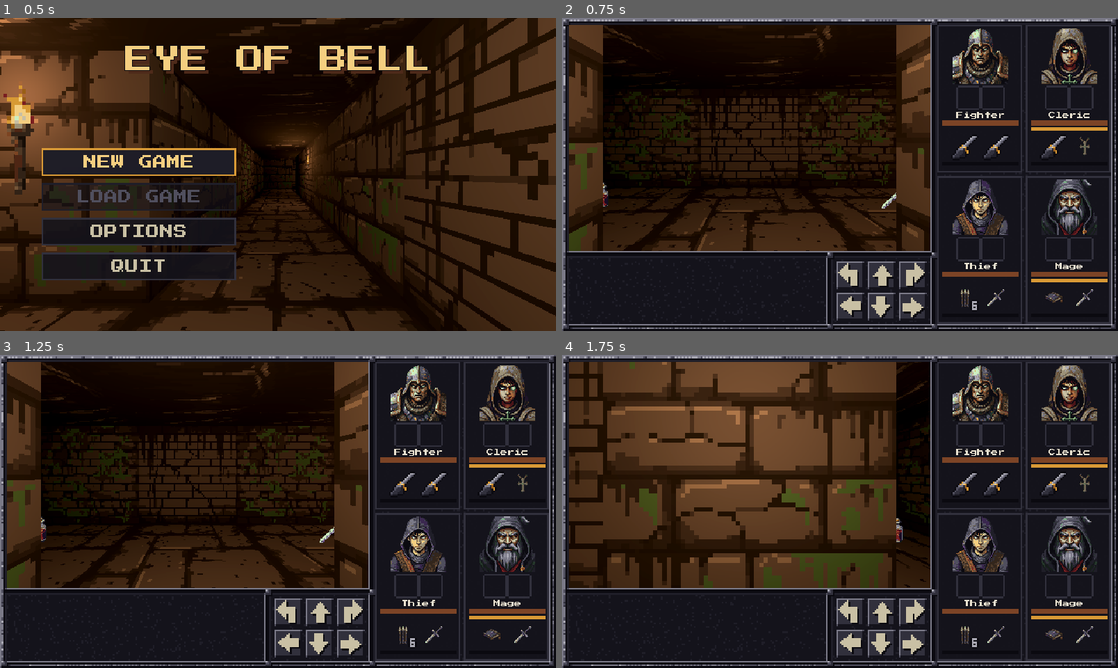
Above: before the commit, frames 1-4 (two rows, left to right).
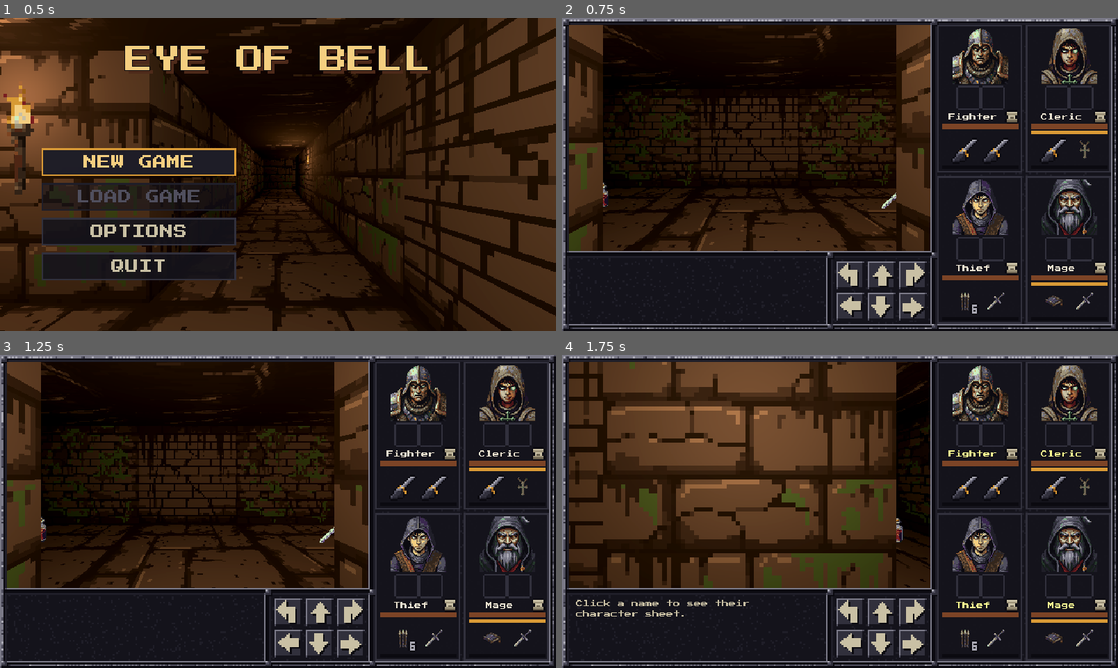
Above: after the commit, the same moments.

Repository: XrNrX/eye-of-bell
Game: Godot game, scene res://scenes/main_menu.tscn
The game is run twice, just before and just after one commit, with the same random seed, the same clock (stepped at 60 frames per second) and the same inputs. Sound files missing from this copy of the repository are replaced by a short silence.
Inputs (mouse positions are in pixels of both pictures, inside the frame that each line leads up to):
- Up to frame 1 (0.5 s): no input
- Up to frame 2 (0.75 s): click "NEW GAME" at 0.5 s
- Up to frame 3 (1.25 s): no input
- Up to frame 4 (1.75 s): click (851, 611) at 1.27 s

Frame 1 is identical in both runs. In frame 2, 2.9% of the frame differs, in the area x 68-99%, y 30-95%; in frame 3, 2.9%; in frame 4, 3.3%, in the area x 2-99%, y 30-95%.

Commit message:
Make the character sheet discoverable: name hover, scroll icon, C and Shift+1-4, first-time hint, Show hints option, consistent hover on the party panel
Co-Authored-By: Claude Sonnet 5.5 <noreply@anthropic.com>

Diff:
--- a/scripts/inventory_screen.gd
+++ b/scripts/inventory_screen.gd
@@ -73,6 +73,33 @@
 	if visible and event is InputEventKey and event.pressed and event.keycode == KEY_ESCAPE:
 		hide_screen()
 		get_viewport().set_input_as_handled()  # So the pause menu doesn't also open.
+		return
+	# C opens the character sheet (for the hero whose panel the mouse is over, else the one you last
+	# looked at; closes it when it is showing). Shift+1 to Shift+4 open each hero's sheet directly, by
+	# position on the party panel. Not while another screen (pause menu, Level complete, Game over)
+	# owns the paused game.
+	if not (event is InputEventKey and event.pressed and not event.echo):
+		return
+	if get_tree().paused and not visible:
+		return
+	var slot := -1
+	if event.physical_keycode == KEY_C and not event.shift_pressed and not event.ctrl_pressed and not event.alt_pressed:
+		if visible and sheet.visible:
+			sheet.visible = false
+			refresh()
+			get_viewport().set_input_as_handled()
+			return
+		slot = focused_slot
+		var hud := get_tree().get_first_node_in_group("party_hud")
+		if hud != null and not visible:
+			var over: int = hud.slot_under_mouse()
+			if over >= 0:
+				slot = over
+	elif event.shift_pressed and event.physical_keycode >= KEY_1 and event.physical_keycode <= KEY_4:
+		slot = event.physical_keycode - KEY_1
+	if slot >= 0 and slot < party.members.size():
+		show_screen(slot, true)
+		get_viewport().set_input_as_handled()
 
 
 ## Open the screen focused on this party member. Called by party_hud.gd's portrait
--- a/scripts/main_menu.gd
+++ b/scripts/main_menu.gd
@@ -66,6 +66,7 @@
 var current_kind := "master"
 var fog_button: Button      # "FOG: ON" / "FOG: OFF".
 var flash_button: Button    # "REDUCE FLASHING: ON" / "REDUCE FLASHING: OFF".
+var hints_button: Button    # "HINTS: ON" / "HINTS: OFF".
 var display_button: Button  # "SCREEN: FULLSCREEN" / "SCREEN: WINDOWED", built in _build_display_button.
 
 var time := 0.0
@@ -88,6 +89,7 @@
 	_build_display_button()
 	_build_fog_button()
 	_build_flash_button()
+	_build_hints_button()
 	new_game_button.pressed.connect(_on_new_game_pressed)
 	load_button.pressed.connect(_on_load_pressed)
 	options_button.pressed.connect(_show_options.bind(true))
@@ -184,6 +186,18 @@
 	flash_button.pressed.connect(_click)
 
 
+## The "show hints" switch: first-time tips such as how to open the character sheet.
+func _build_hints_button() -> void:
+	hints_button = back_button.duplicate()
+	hints_button.unique_name_in_owner = false
+	options_box.add_child(hints_button)
+	options_box.move_child(hints_button, back_button.get_index())
+	hints_button.pressed.connect(func():
+		Settings.set_show_hints(not Settings.show_hints)
+		_refresh_display())
+	hints_button.pressed.connect(_click)
+
+
 ## Glow and fog on the backdrop's environment, from data/spell_effects.tres and the Options switch.
 func _apply_look() -> void:
 	var world_env := get_node_or_null("View/Backdrop/Port/WorldEnvironment")
@@ -194,6 +208,7 @@
 func _refresh_display() -> void:
 	fog_button.text = "FOG: ON" if Settings.fog else "FOG: OFF"
 	flash_button.text = "REDUCE FLASHING: ON" if Settings.reduce_flashing else "REDUCE FLASHING: OFF"
+	hints_button.text = "HINTS: ON" if Settings.show_hints else "HINTS: OFF"
 	display_button.text = "SCREEN: FULLSCREEN" if Settings.fullscreen else "SCREEN: WINDOWED"
 
 
--- a/scripts/party_hud.gd
+++ b/scripts/party_hud.gd
@@ -20,11 +20,16 @@
 const StackCount := preload("res://scripts/stack_count.gd")
 const SpellEffectsConfig := preload("res://scripts/spell_effects_config.gd")
 const Settings := preload("res://scripts/settings.gd")
+const SaveGame := preload("res://scripts/save_game.gd")
 
 # Sizes are in 640x360 pixels. The art is drawn at 2x (see ui_layout.gd), so each of these is the
 # art's own size: portraits 64x64, hand buttons 32x32.
 const PORTRAIT_SIZE := Vector2(64, 64)
 const HAND_SIZE := Vector2(32, 32)
+const NAME_HOVER := Color(0.961, 0.812, 0.502)    # Palette torch_300: the name brightens to this on hover.
+const NAME_NORMAL := Color(0.92, 0.89, 0.82)
+const HOVER_BRIGHT := Color(1.22, 1.2, 1.15)      # Portraits, hands and quick slots brighten a little on hover.
+const SCROLL_ICON := preload("res://art/ui/name_scroll.png")
 const PANEL_SIZE := Vector2(98, 170)     # Two across, two down fill the party window (ui_layout.gd).
 # Content margins (left, top, right, bottom). Everything in a panel sits on EVEN pixel
 # coordinates, so the 2x2 blocks of the art line up with the frame's (a block starting on an
@@ -95,9 +100,12 @@
 	party.hp_changed.connect(_update_hp)
 	party.hero_hit.connect(_on_hero_hit)
 	party.formation_changed.connect(_on_formation_changed)
+	add_to_group("party_hud")
 	party.holy_cast.connect(_on_holy_cast)
 	party.revive_requested.connect(_on_revive_requested)
 	party.revived.connect(_on_revived)
+
+	_first_time_hint()
 
 	catcher = Control.new()
 	catcher.set_anchors_preset(Control.PRESET_FULL_RECT)
@@ -109,6 +117,24 @@
 			cancel_casting())
 	add_child(catcher)
 	move_child(catcher, panels_grid.get_index())  # Under the panels, so portraits still get clicks.
+
+
+## The first time the party panel appears in a new game (never on a loaded one, and only until it has been
+## shown once): the names pulse gently twice and the log says how to open a character sheet. Remembered in
+## the settings; switched off by Options: HINTS.
+func _first_time_hint() -> void:
+	if not Settings.show_hints or Settings.hint_seen("character_sheet") or not SaveGame.pending.is_empty():
+		return
+	Settings.mark_hint("character_sheet")
+	await get_tree().create_timer(0.8).timeout
+	for label in name_labels:
+		if not is_instance_valid(label):
+			continue
+		var tween := create_tween()
+		for i in 2:
+			tween.tween_property(label, "modulate", Color(1.5, 1.25, 0.7), 0.4).set_trans(Tween.TRANS_SINE)
+			tween.tween_property(label, "modulate", Color.WHITE, 0.4).set_trans(Tween.TRANS_SINE)
+	get_tree().call_group("hud", "show_message", "Click a name to see their character sheet.")
 
 
 func _process(_delta: float) -> void:
@@ -151,6 +177,7 @@
 var revive_pending := {}  # {"slot", "index"}: a Scroll of Resurrection from this quick slot waits for a portrait click.
 var column_texture: Texture2D  # The gold column over a revived hero (made once, in _revive_column_texture).
 var holy_icon: Texture2D
+var name_labels := []  # Every hero's name label (they pulse once, the first time the panel appears).
 
 
 ## Light the holy symbol in that hand slot: a gold glow (added over the icon, so the metal still
@@ -740,6 +767,7 @@
 	portrait.texture_filter = CanvasItem.TEXTURE_FILTER_NEAREST
 	portrait.focus_mode = Control.FOCUS_NONE
 	portrait.tooltip_text = "Inventory"
+	_make_hoverable(portrait, portrait)
 	portrait.pressed.connect(_on_portrait.bind(pos))
 	portrait.gui_input.connect(func(e):
 		if e is InputEventMouseButton and e.pressed and e.button_index == MOUSE_BUTTON_LEFT:
@@ -801,10 +829,20 @@
 		quick_row.add_child(qs)
 		quick_slots.append(qs)
 
-	# Clicking the name opens the inventory screen with the character sheet showing.
+	# Clicking the name (or the little scroll beside it) opens the inventory screen with the character sheet
+	# showing. Hovering the name brightens it, underlines it and shows a pointing hand and a tooltip.
 	var name_label := _label(m.def.display_name, 8)
 	name_label.mouse_filter = Control.MOUSE_FILTER_STOP
-	name_label.tooltip_text = "Character sheet"
+	name_label.mouse_default_cursor_shape = Control.CURSOR_POINTING_HAND
+	name_label.tooltip_text = "Character sheet (C)"
+	name_label.size_flags_horizontal = Control.SIZE_EXPAND_FILL
+	var underline := ColorRect.new()
+	underline.color = NAME_HOVER
+	underline.mouse_filter = Control.MOUSE_FILTER_IGNORE
+	underline.visible = false
+	name_label.add_child(underline)
+	name_label.mouse_entered.connect(func(): _hover_name(name_label, underline, true))
+	name_label.mouse_exited.connect(func(): _hover_name(name_label, underline, false))
 	name_label.gui_input.connect(func(e):
 		if e is InputEventMouseButton and e.button_index == MOUSE_BUTTON_LEFT:
 			if e.pressed:
@@ -812,7 +850,26 @@
 			elif not drag_just_ended and pending.is_empty():
 				# ...otherwise it's a click, acted on at the release (after the drag logic has run).
 				get_tree().call_group("inventory", "show_screen", pos, true))
-	col.add_child(name_label)
+	var name_row := HBoxContainer.new()
+	name_row.add_theme_constant_override("separation", 2)
+	name_row.mouse_filter = Control.MOUSE_FILTER_IGNORE
+	name_row.add_child(name_label)
+	var scroll_button := TextureButton.new()
+	scroll_button.texture_normal = SCROLL_ICON
+	scroll_button.custom_minimum_size = Vector2(16, 12)  # (the 16x16 art overhangs by 2 px into the row gaps, so the panel keeps its 170 px)
+	scroll_button.ignore_texture_size = true
+	scroll_button.stretch_mode = TextureButton.STRETCH_KEEP_CENTERED
+	scroll_button.texture_filter = CanvasItem.TEXTURE_FILTER_NEAREST
+	scroll_button.focus_mode = Control.FOCUS_NONE
+	scroll_button.tooltip_text = "Character sheet (C)"
+	scroll_button.size_flags_vertical = Control.SIZE_SHRINK_CENTER
+	scroll_button.pressed.connect(func():
+		if pending.is_empty() and revive_pending.is_empty():
+			get_tree().call_group("inventory", "show_screen", pos, true))
+	_make_hoverable(scroll_button, scroll_button)
+	name_row.add_child(scroll_button)
+	col.add_child(name_row)
+	name_labels.append(name_label)
 
 	var hp_bar := _bar(HP_FILL, Vector2(0, HP_HEIGHT), m.def.max_hp)
 	col.add_child(hp_bar)
@@ -842,6 +899,35 @@
 		"cool_bar": cool_bar, "hp_bar": hp_bar, "mana_bar": mana_bar, "quick": quick_slots}
 
 
+# --------------------------------------------------------------------------
+# Hover: the same treatment on every clickable thing in the panel
+# --------------------------------------------------------------------------
+
+## A hero's name under the pointer: it brightens to torch gold and gets a thin underline.
+func _hover_name(label: Label, underline: ColorRect, on: bool) -> void:
+	label.add_theme_color_override("font_color", NAME_HOVER if on else NAME_NORMAL)
+	underline.visible = on
+	if on:
+		var font: Font = label.get_theme_font("font")
+		var width: float = font.get_string_size(label.text, HORIZONTAL_ALIGNMENT_LEFT, -1, 8).x
+		underline.size = Vector2(width, 2)
+		underline.position = Vector2((label.size.x - width) / 2.0, label.size.y - 2.0)
+
+
+## Any clickable control: a pointing hand over it, and `target` (the control or its picture) brightens
+## while the pointer is on it. Uses self_modulate, which nothing else here touches (the cooling dim, the
+## drag fade and the dead grey all use modulate).
+func _make_hoverable(control: Control, target: CanvasItem) -> void:
+	control.mouse_default_cursor_shape = Control.CURSOR_POINTING_HAND
+	control.mouse_entered.connect(func(): target.self_modulate = HOVER_BRIGHT)
+	control.mouse_exited.connect(func(): target.self_modulate = Color.WHITE)
+
+
+## Which panel (position) the mouse is over, or -1. Used by the C key.
+func slot_under_mouse() -> int:
+	return _panel_at(get_viewport().get_mouse_position())
+
+
 func _make_hand(m, i: int) -> TextureButton:
 	var hand := TextureButton.new()
 	hand.texture_normal = m.def.hand_icon
@@ -852,6 +938,7 @@
 	hand.focus_mode = Control.FOCUS_NONE  # Space/Enter shouldn't trigger it.
 	hand.pressed.connect(_on_hand.bind(m.slot, i))
 	hand.add_child(StackCount.new())  # How many darts are left (child 0; see _show_hand).
+	_make_hoverable(hand, hand)
 	return hand
 
 
--- a/scripts/player.gd
+++ b/scripts/player.gd
@@ -131,7 +131,7 @@
 
 	# 1-8: use that quick slot (two per hero, in party order). Real time, so this works mid-move too.
 	for i in 8:
-		var down := Input.is_physical_key_pressed(KEY_1 + i)
+		var down := Input.is_physical_key_pressed(KEY_1 + i) and not Input.is_physical_key_pressed(KEY_SHIFT)  # (Shift+1..4 open the character sheets.)
 		if down and not quick_was_down[i]:
 			get_tree().call_group("party", "use_quick", i >> 1, i & 1)
 		quick_was_down[i] = down
--- a/scripts/quick_slot.gd
+++ b/scripts/quick_slot.gd
@@ -71,6 +71,7 @@
 	sweep.visible = false
 	add_child(sweep)
 
+	mouse_default_cursor_shape = Control.CURSOR_POINTING_HAND
 	party.quick_changed.connect(_on_quick_changed)
 	mouse_entered.connect(_on_mouse_entered)
 	mouse_exited.connect(_on_mouse_exited)
@@ -108,6 +109,7 @@
 	frame.texture = FRAME_FILLED if item else FRAME_EMPTY
 	icon.texture = null
 	count_label.set_count(item.count if item else 0)
+	tooltip_text = "Quick slot (key %d)" % (member_slot * 2 + index + 1)
 	if item:
 		var def: Resource = item.def
 		icon.texture = def.hud_texture()  # 24x24 fits inside the frame exactly; anything else is scaled to fit.
@@ -122,11 +124,13 @@
 
 func _on_mouse_entered() -> void:
 	hovering = true
+	frame.self_modulate = Color(1.22, 1.2, 1.15)  # Brightens, like every other clickable part of the panel.
 	_update_hint()
 
 
 func _on_mouse_exited() -> void:
 	hovering = false
+	frame.self_modulate = Color.WHITE
 	_update_hint()
 
 
--- a/scripts/settings.gd
+++ b/scripts/settings.gd
@@ -9,6 +9,7 @@
 ##     Settings.set_fullscreen(false)  # remember the display mode (display_manager.gd applies it)
 ##     Settings.set_fog(false)         # volumetric fog on or off (spell_effects_config.apply_environment)
 ##     Settings.set_reduce_flashing(true)  # softer holy light and glows (spell_effects.gd, party_hud.gd)
+##     Settings.set_show_hints(false)      # first-time hints on or off; Settings.hint_seen(id) / mark_hint(id)
 ##
 ## Each is a fraction 0..1 of full (0 mutes). They are applied to the audio buses: Master, and
 ## Music and SFX, which are created here if the project doesn't define them (both send to
@@ -16,6 +17,8 @@
 
 const SECTION := "audio"
 const DISPLAY_SECTION := "display"
+const HINTS_SECTION := "hints"
+const SEEN_SECTION := "hints_seen"
 const MUSIC_BUS := "Music"
 const SFX_BUS := "SFX"
 
@@ -27,6 +30,8 @@
 static var fullscreen := true   # Borderless fullscreen by default; false = a window.
 static var fog := true          # The subtle volumetric fog; off on weak machines.
 static var reduce_flashing := false  # Softer spell and holy-light pulses: steady glows, no flicker, no shake.
+static var show_hints := true   # First-time hints ("Click a name to see their character sheet."). Options: HINTS.
+static var hints_seen := {}     # hint id -> true once it has been shown (saved, so a hint shows only once ever).
 static var loaded := false
 
 
@@ -42,6 +47,10 @@
 			fullscreen = bool(cfg.get_value(DISPLAY_SECTION, "fullscreen", fullscreen))
 			fog = bool(cfg.get_value(DISPLAY_SECTION, "fog", fog))
 			reduce_flashing = bool(cfg.get_value(DISPLAY_SECTION, "reduce_flashing", reduce_flashing))
+			show_hints = bool(cfg.get_value(HINTS_SECTION, "show", show_hints))
+			if cfg.has_section(SEEN_SECTION):
+				for id in cfg.get_section_keys(SEEN_SECTION):
+					hints_seen[id] = bool(cfg.get_value(SEEN_SECTION, id, false))
 	_push_to_engine()
 
 
@@ -70,6 +79,24 @@
 	_changed()
 
 
+static func set_show_hints(value: bool) -> void:
+	show_hints = value
+	_changed()
+
+
+## Has this first-time hint been shown already (in any earlier run)?
+static func hint_seen(id: String) -> bool:
+	apply()
+	return hints_seen.get(id, false)
+
+
+## Remember that a hint has been shown, so it never shows again.
+static func mark_hint(id: String) -> void:
+	apply()
+	hints_seen[id] = true
+	_changed()
+
+
 static func set_reduce_flashing(value: bool) -> void:
 	reduce_flashing = value
 	_changed()
@@ -89,6 +116,9 @@
 	cfg.set_value(DISPLAY_SECTION, "fullscreen", fullscreen)
 	cfg.set_value(DISPLAY_SECTION, "fog", fog)
 	cfg.set_value(DISPLAY_SECTION, "reduce_flashing", reduce_flashing)
+	cfg.set_value(HINTS_SECTION, "show", show_hints)
+	for id in hints_seen:
+		cfg.set_value(SEEN_SECTION, id, hints_seen[id])
 	cfg.save(path)
 
 
Binary file added: art/ui/name_scroll.png
Not shown, added: art/ui/name_scroll.png.import
Not shown, changed: CLAUDE.md
